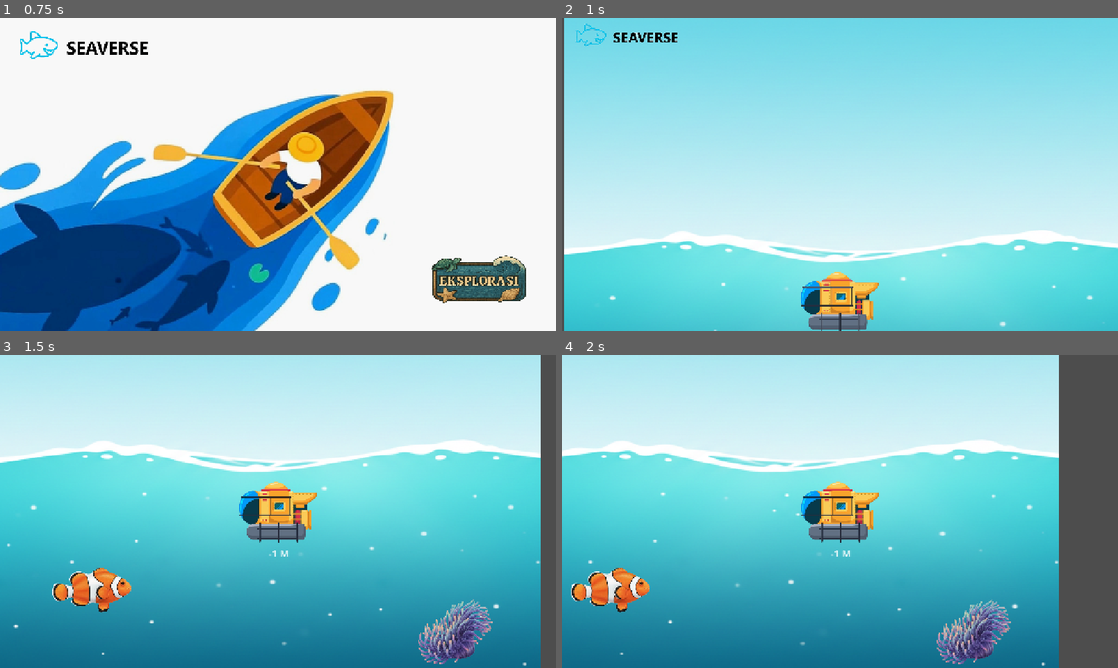
Above: before the commit, frames 1-4 (two rows, left to right).
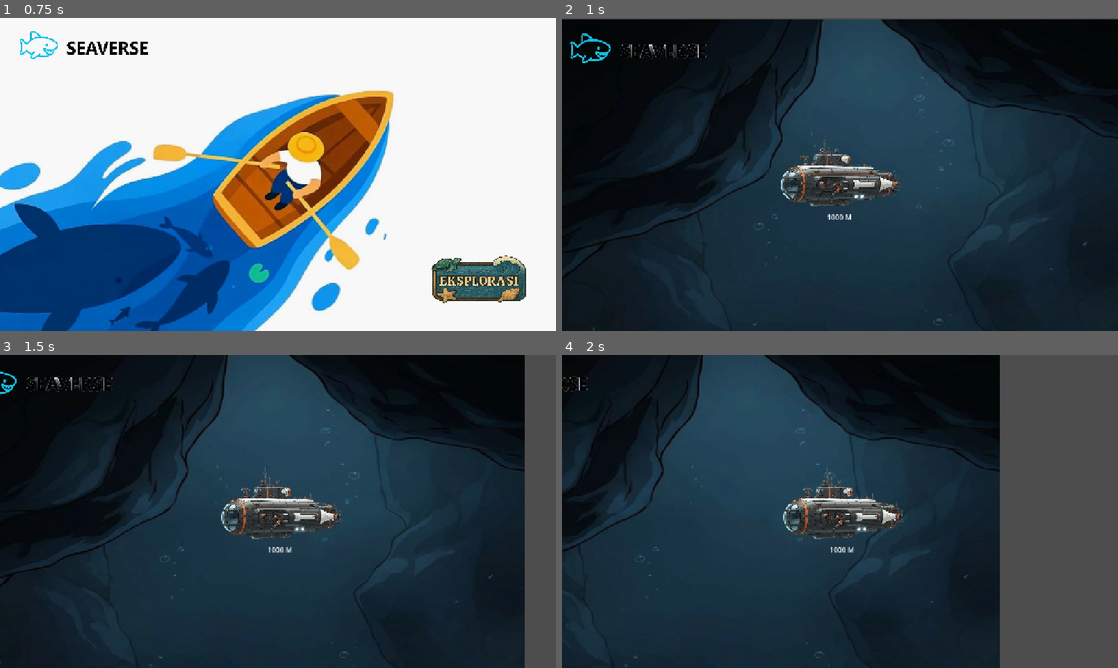
Above: after the commit, the same moments.

Repository: fathurp01/Seaverse
Game: Godot game, scene res://scenes/start_screen.tscn
The game is run twice, just before and just after one commit, with the same random seed, the same clock (stepped at 60 frames per second) and the same inputs.
Inputs (mouse positions are in pixels of both pictures, inside the frame that each line leads up to):
- Up to frame 1 (0.75 s): click (478, 280) at 0.5 s
- Up to frame 2 (1 s): no input
- Up to frame 3 (1.5 s): tap Enter at 1.25 s; move the mouse to (400, 495) at 1.27 s; hold Right (ui_right) from 1.28 s (still down)
- Up to frame 4 (2 s): keep holding Right (ui_right)

Frame 1 is identical in both runs. In frame 2, 100% of the frame differs, in the area x 0-100%, y 0-100%; in frame 3, 97%; in frame 4, 89%.

Commit message:
Zona Dalam

Diff:
--- /dev/null
+++ b/scenes/explorations/submarine_dasar.gd
@@ -0,0 +1,41 @@
+extends CharacterBody2D
+
+var moved := false
+var speed := 400
+var depth := 1000
+
+@onready var sub_cam = $SubCam
+
+var surface_y := 470
+
+func _ready():
+	add_to_group("player")
+
+func _physics_process(delta):
+	var input_vec = Vector2.ZERO
+
+	input_vec.x = Input.get_axis("ui_left", "ui_right")
+	input_vec.y = Input.get_axis("ui_up", "ui_down")
+
+	velocity = input_vec * speed
+	move_and_slide()
+
+	if input_vec != Vector2.ZERO and moved == false:
+		switch_to_SubCam()
+		moved = true
+
+func _process(delta):
+
+	var raw_depth = int(global_position.y / 10)
+
+	depth = 1000 + raw_depth
+
+	update_depth_label()
+
+
+
+func switch_to_SubCam():
+	sub_cam.make_current()
+
+func update_depth_label():
+	$DepthLabel_dasar.text = str(depth) + " M"
--- a/scenes/explorations/zona_dasar.tscn
+++ b/scenes/explorations/zona_dasar.tscn
@@ -1,8 +1,200 @@
-[gd_scene format=3 uid="uid://bykgdjv7n5m4c"]
+[gd_scene load_steps=23 format=3 uid="uid://bykgdjv7n5m4c"]
+
+[ext_resource type="Texture2D" uid="uid://bpfdhq6ew4uy1" path="res://assets/Zona-Dasar/Bg_satu.png" id="1_b34rw"]
+[ext_resource type="Texture2D" uid="uid://dmq4wqje8t3on" path="res://assets/Zona-Dasar/Bg_dua.png" id="2_8sav5"]
+[ext_resource type="Texture2D" uid="uid://qe854mc1641r" path="res://assets/seaverse_icon.png" id="3_8sav5"]
+[ext_resource type="Script" uid="uid://bn0813afw7vfm" path="res://scenes/explorations/submarine_dasar.gd" id="4_yee8m"]
+[ext_resource type="Texture2D" uid="uid://b14ah7pkbj7ay" path="res://assets/Zona-Dasar/kapal.png" id="5_au1i2"]
+[ext_resource type="PackedScene" uid="uid://beenqdl3712x7" path="res://scenes/explorations/fish.tscn" id="6_16ldu"]
+[ext_resource type="Texture2D" uid="uid://c23da1qtin3o3" path="res://assets/Zona-Dasar/Blob Fish.png" id="7_16ldu"]
+[ext_resource type="Texture2D" uid="uid://3f7m2ty4xbwj" path="res://assets/Zona-Dasar/Tripod Fish.png" id="8_vsg5l"]
+[ext_resource type="Texture2D" uid="uid://hu2wxkkbsgsl" path="res://assets/Zona-Dasar/Deep Sea Crab.png" id="9_yr86c"]
+[ext_resource type="Texture2D" uid="uid://d26o2yghneh8d" path="res://assets/Zona-Dasar/Sixgil Shark.png" id="11_gytvp"]
+[ext_resource type="Texture2D" uid="uid://7nasdebdwxnf" path="res://assets/Zona-Dasar/Snipe Ell.png" id="11_pt4q5"]
+[ext_resource type="Texture2D" uid="uid://b7xqthbxk5fbq" path="res://assets/Zona-Dasar/Rattail Fish.png" id="12_arqsu"]
+[ext_resource type="Texture2D" uid="uid://b10ae61mcacln" path="res://assets/Zona-Dasar/Medusa Jellyfish.png" id="13_pt4q5"]
+[ext_resource type="Texture2D" uid="uid://0txfhngbbytl" path="res://assets/Zona-Dasar/Dumbo Octopus.png" id="14_16ldu"]
+[ext_resource type="Texture2D" uid="uid://budfbyvvdsoky" path="res://assets/Zona-Dasar/Giant Amphipod.png" id="15_vsg5l"]
+[ext_resource type="Texture2D" uid="uid://cll5aqnxxnwvw" path="res://assets/Zona-Dasar/Snailfish.png" id="16_16ldu"]
+
+[sub_resource type="RectangleShape2D" id="RectangleShape2D_ot5n2"]
+size = Vector2(277, 173.5)
+
+[sub_resource type="GDScript" id="GDScript_yee8m"]
+script/source = "extends Camera2D
+
+@export var target_path: NodePath
+@onready var target = get_node(target_path)
+
+var follow_speed := 5.0  # semakin besar semakin cepat mengikuti
+
+func _process(delta):
+	if target:
+		global_position = global_position.lerp(target.global_position, delta * follow_speed)
+"
+
+[sub_resource type="RectangleShape2D" id="RectangleShape2D_fw6x3"]
+size = Vector2(1305, 13)
+
+[sub_resource type="RectangleShape2D" id="RectangleShape2D_yee8m"]
+size = Vector2(1286, 10)
+
+[sub_resource type="RectangleShape2D" id="RectangleShape2D_au1i2"]
+size = Vector2(4.5, 3233)
+
+[sub_resource type="RectangleShape2D" id="RectangleShape2D_gww0r"]
+size = Vector2(13, 3248)
 
 [node name="ZonaDasar" type="Control"]
 clip_contents = true
 layout_mode = 3
 anchors_preset = 0
-offset_right = 1280.0
-offset_bottom = 720.0
+offset_left = -651.0
+offset_top = 3.0
+offset_right = 651.0
+offset_bottom = 3271.0
+
+[node name="StartCamera" type="Camera2D" parent="."]
+position = Vector2(653, 358)
+
+[node name="Background" type="Node2D" parent="."]
+
+[node name="Sprite2D" type="Sprite2D" parent="Background"]
+position = Vector2(648.25, 855)
+scale = Vector2(0.8421225, 0.5576172)
+texture = ExtResource("1_b34rw")
+
+[node name="Sprite2D2" type="Sprite2D" parent="Background"]
+position = Vector2(646.62506, 2472.75)
+scale = Vector2(1.2526854, 0.991862)
+texture = ExtResource("2_8sav5")
+
+[node name="Submarine_dasar" type="CharacterBody2D" parent="."]
+script = ExtResource("4_yee8m")
+
+[node name="Sprite2D" type="Sprite2D" parent="Submarine_dasar"]
+position = Vector2(651, 364)
+scale = Vector2(0.626, 0.66499996)
+texture = ExtResource("5_au1i2")
+
+[node name="DepthLabel_dasar" type="Label" parent="Submarine_dasar"]
+offset_left = 623.0
+offset_top = 445.0
+offset_right = 679.0
+offset_bottom = 468.0
+text = "1000 M"
+
+[node name="CollisionShape2D" type="CollisionShape2D" parent="Submarine_dasar"]
+position = Vector2(653, 350.75)
+shape = SubResource("RectangleShape2D_ot5n2")
+
+[node name="SubCam" type="Camera2D" parent="Submarine_dasar"]
+position = Vector2(647, 368)
+drag_left_margin = 0.0
+drag_top_margin = 0.0
+drag_right_margin = 0.0
+drag_bottom_margin = 0.0
+script = SubResource("GDScript_yee8m")
+
+[node name="Boundaries" type="StaticBody2D" parent="."]
+
+[node name="Batas_atas" type="CollisionShape2D" parent="Boundaries"]
+position = Vector2(642.5, -2.5)
+shape = SubResource("RectangleShape2D_fw6x3")
+
+[node name="Batas_bawah" type="CollisionShape2D" parent="Boundaries"]
+position = Vector2(649, 3233)
+shape = SubResource("RectangleShape2D_yee8m")
+
+[node name="Batas_kanan" type="CollisionShape2D" parent="Boundaries"]
+position = Vector2(1291.75, 1617.5)
+shape = SubResource("RectangleShape2D_au1i2")
+
+[node name="Batas_kiri" type="CollisionShape2D" parent="Boundaries"]
+position = Vector2(-1.5, 1614)
+shape = SubResource("RectangleShape2D_gww0r")
+
+[node name="Sprite2D" type="Sprite2D" parent="."]
+position = Vector2(196, 75)
+scale = Vector2(0.43950617, 0.4496124)
+texture = ExtResource("3_8sav5")
+
+[node name="Fish" parent="." instance=ExtResource("6_16ldu")]
+position = Vector2(214, 1526)
+fish_name = "Blobfish (Psychrolutes marcidus)"
+fish_description = "Blobfish hidup di kedalaman sekitar 600–1.200 meter, tubuhnya lunak dan gelatinous, dengan daging berdaya apung tinggi yang membuatnya “mengambang” di dekat dasar laut tanpa banyak buang energi untuk berenang."
+fish_fact = "Fakta seru Setelah diangkat ke permukaan (dekompresi), tubuhnya berubah drastis — kulit dan daging mengembang dan melempem, sehingga penampilan “jelek” yang sering viral sebenarnya akibat perubahan tekanan, bukan kondisi alami di laut dalam."
+fish_sprite = ExtResource("7_16ldu")
+fish_icon = ExtResource("7_16ldu")
+
+[node name="Fish2" parent="." instance=ExtResource("6_16ldu")]
+position = Vector2(787, 1549)
+fish_name = "Tripod fish (famili Ipnopidae)"
+fish_description = "Tripod fish hidup di dataran laut dalam (batial–abysal), sering di kedalaman 3.000–4.800 meter; mereka punya sirip panjang yang digunakan seperti “kaki” untuk berdiri di dasar laut dan menunggu makanan lewat."
+fish_fact = "Fakta seru Alih-alih berenang bebas, mereka “berdiri” di dasar laut dengan sirip — strategi hemat energi — dan menangkap makanan yang lewat dengan gerakan minimal. Adaptasi ini memungkinkan hidup di habitat dengan makanan sangat jarang dan kondisi ekstrem."
+fish_sprite = ExtResource("8_vsg5l")
+fish_icon = ExtResource("8_vsg5l")
+
+[node name="Fish3" parent="." instance=ExtResource("6_16ldu")]
+position = Vector2(975, 1178)
+fish_name = "Deep-sea crab"
+fish_description = "Deep-sea crab adalah kepiting yang hidup di dasar laut atau zona laut dalam — banyak spesies tinggal di celah–celah dasar laut, dataran luas atau gunung laut (seamount), beradaptasi terhadap tekanan tinggi, suhu rendah, dan minim cahaya."
+fish_fact = "Fakta Seru Karena banyak spesies, sifat dan adaptasinya sangat bervariasi — ada yang bergerak perlahan di dasar, ada yang bisa menahan tekanan ekstrem; bentuk cangkang dan ukuran kaki disesuaikan untuk berjalan di dasar lunak atau berbatu; mereka sering menjadi bagian penting dari ekosistem laut dalam sebagai detritivora atau scavenger."
+fish_sprite = ExtResource("9_yr86c")
+fish_icon = ExtResource("9_yr86c")
+
+[node name="Fish4" parent="." instance=ExtResource("6_16ldu")]
+position = Vector2(950, 787)
+fish_name = "Snipe Ell (Nemichthyidae)"
+fish_description = "Snipe eel adalah ikan laut dalam yang hidup pada kedalaman 1.000 meter lebih, memiliki tubuh sangat panjang, ramping, dan bergerak seperti pita di zona gelap laut dalam. Rahangnya yang melengkung menyerupai paruh burung membantunya menangkap mangsa kecil seperti krill dan plankton."
+fish_fact = "Fakta Seru Meskipun panjangnya bisa mencapai 2 meter, snipe eel sangat ringan dan ekornya berubah menjadi helaian halus saat dewasa. Ia memiliki jumlah ruas tulang belakang yang sangat banyak sehingga dapat membengkok ekstrem. Snipe eel hampir tidak pernah terlihat hidup-hidup karena jarang naik ke permukaan, membuatnya menjadi salah satu makhluk laut dalam paling misterius."
+fish_sprite = ExtResource("11_pt4q5")
+fish_icon = ExtResource("11_pt4q5")
+
+[node name="Fish5" parent="." instance=ExtResource("6_16ldu")]
+position = Vector2(116, 691)
+fish_name = "Sixgill shark (Hexanchus vitulus)"
+fish_description = "Sixgill shark adalah hiu laut dalam dengan enam insang (bukan lima seperti kebanyakan hiu), hidup di kedalaman mulai sekitar 1.000 meter ke bawah — sering berada di tepi lereng kontinen atau laut dalam global."
+fish_fact = "Fakta Seru Struktur insang dan tubuhnya memberi adaptasi untuk hidup di air dingin dan tekanan tinggi; karena habitat dalam dan penyebaran global, mereka sulit dipelajari, sehingga banyak informasi mengenai perilaku dan biologi mereka masih terbatas, membuat mereka salah satu predator laut dalam yang paling misterius."
+fish_sprite = ExtResource("11_gytvp")
+fish_icon = ExtResource("11_gytvp")
+
+[node name="Fish6" parent="." instance=ExtResource("6_16ldu")]
+position = Vector2(126, 1134)
+fish_name = "Rattail fish"
+fish_description = "Rattail adalah ikan dasar laut dalam dengan kepala besar dan tubuh mengecil tajam ke ekor, biasanya hidup pada kedalaman 1.000 - 2.000 meter. Mereka bergerak perlahan tetapi efisien, menghemat energi di zona bathyal yang minim makanan. Tubuhnya disesuaikan untuk mendeteksi bau dan getaran kecil dari jarak jauh."
+fish_fact = "Fakta seru Indra penciuman rattail sangat tajam, membuatnya mampu menemukan bangkai atau mangsa kecil di dasar laut gelap total. Mereka termasuk ikan laut dalam yang paling banyak ditemukan di dunia. Beberapa spesies dapat hidup dalam suhu hampir mendekati titik beku tanpa kehilangan fungsi tubuh."
+fish_sprite = ExtResource("12_arqsu")
+fish_icon = ExtResource("12_arqsu")
+
+[node name="Fish7" parent="." instance=ExtResource("6_16ldu")]
+position = Vector2(282, 1916)
+fish_name = "Medusa jellyfish abyssal"
+fish_description = "Abyssal medusa adalah ubur-ubur laut dalam yang hidup di zona 3.000–6.000 meter, dengan tubuh transparan dan tentakel panjang menyerupai pita. Mereka melayang pasif mengikuti arus karena energi di kedalaman sangat terbatas. Bentuknya yang sederhana memungkinkan bertahan di tekanan ekstrem tanpa struktur keras."
+fish_fact = "Fakta Seru Banyak spesies abyssal medusa mampu menghasilkan cahaya bioluminesensi untuk menarik mangsa atau membingungkan predator. Mereka sering terlihat seperti “lampu hidup” di kegelapan laut dalam. Kemunculan mereka jarang terekam kamera sehingga sebagian besar spesiesnya masih misterius."
+fish_sprite = ExtResource("13_pt4q5")
+fish_icon = ExtResource("13_pt4q5")
+
+[node name="Fish8" parent="." instance=ExtResource("6_16ldu")]
+position = Vector2(194, 2595)
+fish_name = "Dumbo Octopus (Grimpoteuthis)"
+fish_description = "Dumbo octopus adalah gurita laut dalam yang ditemukan pada kedalaman 1.000–7.000 meter. Julukannya berasal dari sirip seperti telinga Dumbo yang digunakan untuk berenang lembut di kegelapan abyssal. Tubuhnya lunak, kecil, dan tidak memiliki kantung tinta karena tidak dibutuhkan di laut dalam."
+fish_fact = "Fakta seru Ia adalah gurita terdalam yang pernah ditemukan hidup, bahkan ada yang terekam di >7.000 meter. Dumbo octopus tidak memangsa secara agresif dan hanya menelan mangsa bulat-bulat. Bentuknya yang lucu membuatnya dijuluki “makhluk tersopan di laut dalam."
+fish_sprite = ExtResource("14_16ldu")
+fish_icon = ExtResource("14_16ldu")
+
+[node name="Fish9" parent="." instance=ExtResource("6_16ldu")]
+position = Vector2(804, 2214)
+fish_name = "Giant Amphipod"
+fish_description = "Giant amphipod adalah krustasea laut dalam berukuran besar yang hidup di kedalaman 4.000–7.000 meter. Mereka memiliki tubuh bening dengan antena panjang dan bergerak cepat di dasar laut gelap. Hewan ini memakan detritus dan bangkai yang jatuh dari permukaan laut."
+fish_fact = "Fakta seru Meskipun kebanyakan amphipod kecil, spesies ini bisa tumbuh hingga 30 cm—raksasa untuk kelasnya. Tubuhnya transparan agar tersamarkan di lingkungan tanpa cahaya. Ketahanan mereka terhadap tekanan ekstrem membuatnya menjadi salah satu hewan paling kuat di zona hadal."
+fish_sprite = ExtResource("15_vsg5l")
+fish_icon = ExtResource("15_vsg5l")
+
+[node name="Fish10" parent="." instance=ExtResource("6_16ldu")]
+position = Vector2(878, 2737)
+fish_name = "Snailfish (Hadal Snailfish)"
+fish_description = "Snailfish hadal hidup antara 6.000–8.200 meter di palung laut terdalam, termasuk Mariana Trench. Tubuhnya lunak, hampir seperti jelly, tanpa sisik dan tanpa kantung renang. Mereka bergerak perlahan tetapi sangat efisien di tekanan ratusan kali lebih kuat dari permukaan."
+fish_fact = "Fakta seru Snailfish adalah ikan terdalam yang pernah direkam hidup—lebih dalam daripada kapal selam manusia. Enzim dan struktur selnya mencegah tubuhnya hancur di tekanan ekstrem. Meski hidup di kedalaman menakutkan, mereka justru menjadi predator puncak di zona hadal."
+fish_sprite = ExtResource("16_16ldu")
+fish_icon = ExtResource("16_16ldu")
--- a/scenes/start_screen.gd
+++ b/scenes/start_screen.gd
@@ -60,4 +60,4 @@
 	tween.tween_property(button_explorasi, "scale", original_scale, 0.1)
 
 	# Pindah ke scene zone_menu setelah animasi selesai
-	tween.tween_callback(func(): get_tree().change_scene_to_file("res://scenes/explorations/Zona_permukaan.tscn"))
+	tween.tween_callback(func(): get_tree().change_scene_to_file("res://scenes/explorations/zona_dasar.tscn"))
Binary file added: assets/Zona-Dasar/Bg_dua.png
Binary file added: assets/Zona-Dasar/Bg_satu.png
Binary file added: assets/Zona-Dasar/Blob Fish.png
Binary file added: assets/Zona-Dasar/Deep Sea Crab.png
Binary file added: assets/Zona-Dasar/Dumbo Octopus.png
Binary file added: assets/Zona-Dasar/Giant Amphipod.png
Binary file added: assets/Zona-Dasar/Medusa Jellyfish.png
Binary file added: assets/Zona-Dasar/Rattail Fish.png
Binary file added: assets/Zona-Dasar/Sixgil Shark.png
Binary file added: assets/Zona-Dasar/Snailfish.png
Binary file added: assets/Zona-Dasar/Snipe Ell.png
Binary file added: assets/Zona-Dasar/Tripod Fish.png
(and 2 more such lines)
